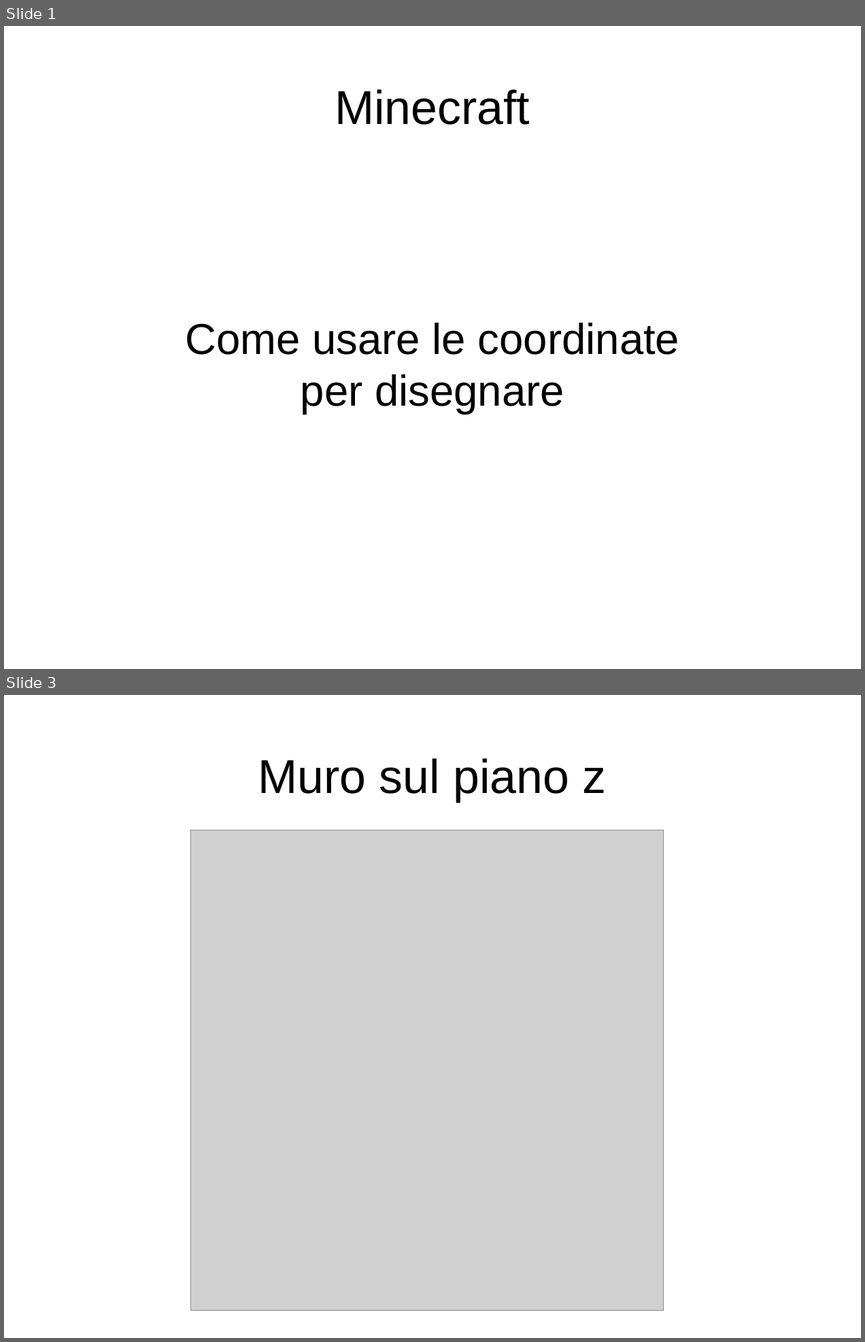
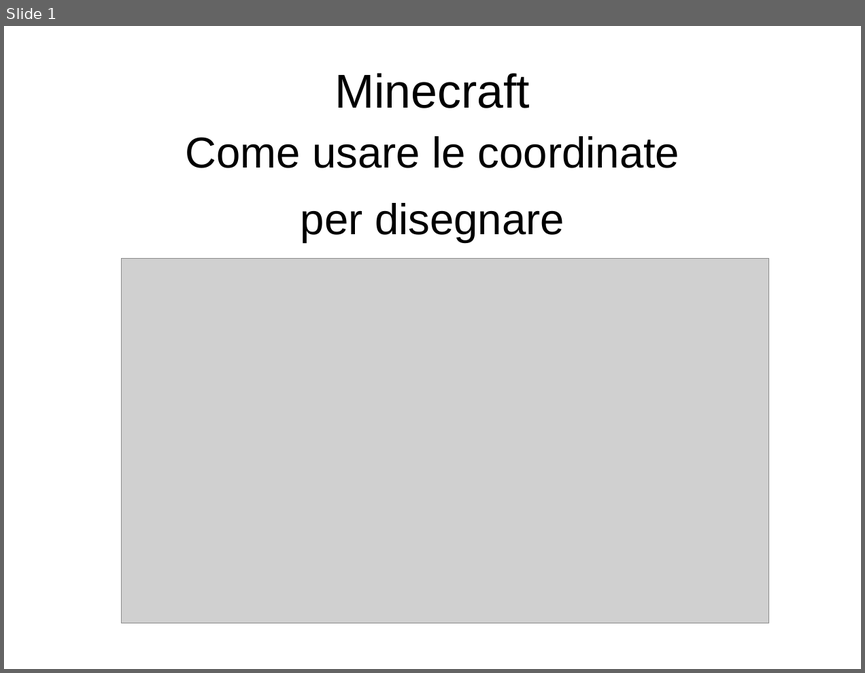
Before and after one commit to kronwiz/randomstuff, a slide deck: minecraft/uso_delle_coordinate.odp. Shown one above the other, each under a label of ours: slides 1 and 3 before the commit, slide 1 after it; the slides between them are not shown. The pictures are 865x1342 and 865x673 pixels, drawn with LibreOffice and Linux fonts; fonts in the diff are those of the drawing; grey boxes stand for pictures. Boxes give left, top, right and bottom in pixels: in the first picture for what was removed or moved away, otherwise in the second. Text is boxed around its words. In the diff, an @@ line names an element or a change of style, - is before the commit and + after.

Commit message:
Script per castello e documento di spiegazione delle coordinate.

```diff
--- a/minecraft/uso_delle_coordinate.odp
+++ b/minecraft/uso_delle_coordinate.odp
@@ slide 3 removed at <box>4,695,861,1338</box>, background #FFFFFF @@
@@ title removed at <box>258,758,606,802</box> @@
-Muro sul piano z
@@ picture removed at <box>190,830,664,1311</box> @@
@@ slide 1 changed as well @@
@@ title "Minecraft": place and size @@
-title "Minecraft" at <box>334,89,530,125</box>
+title "Minecraft" at <box>334,73,530,108</box>
@@ subtitle "Come usare le coordinate": place and size @@
-subtitle "Come usare le coordinate" at <box>186,322,679,414</box>
+subtitle "Come usare le coordinate" at <box>186,136,679,242</box>
@@ subtitle "Come usare le coordinate" at <box>186,136,679,242</box>: more space between paragraphs @@
@@ picture added at <box>122,259,769,623</box> @@
```
Also in this commit, not shown: 1 other slide changed, 6 slides added, 2 other slides removed, 1 other file.
